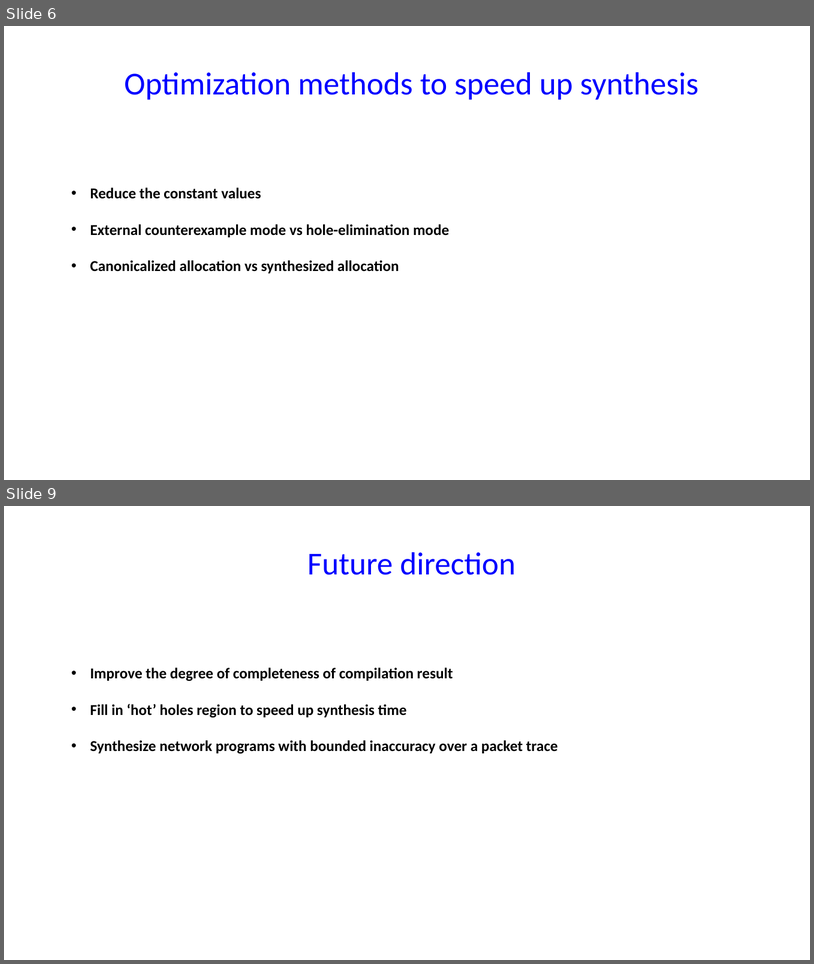
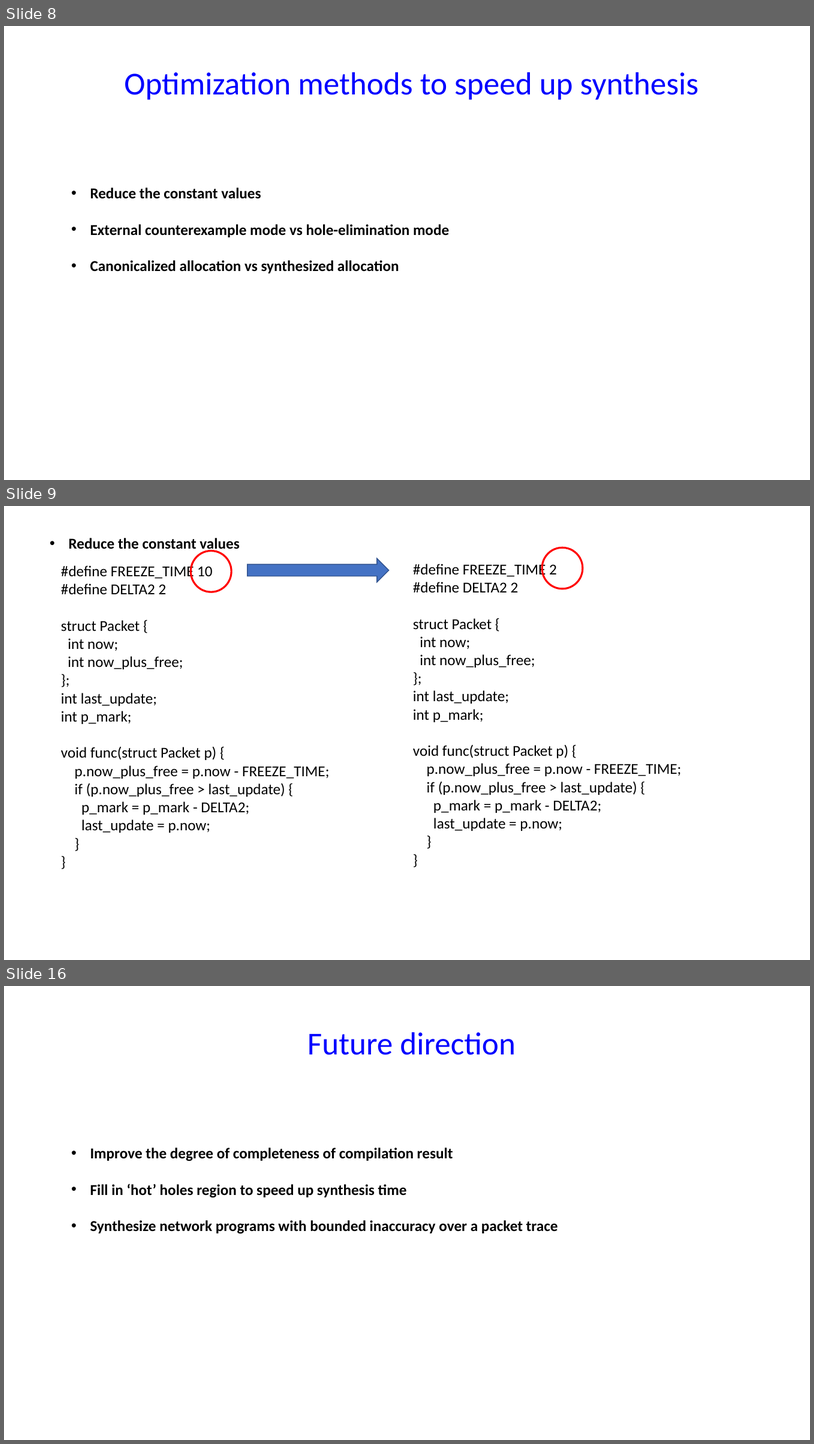
Before and after one commit to chipmunk-project/chipmunk_talk, a slide deck: HotNets_talk.pptx. Shown one above the other, each under a label of ours: slides 6 and 9 before the commit, slides 8, 9 and 16 after it; the slides between them are not shown. The pictures are 814x964 and 814x1444 pixels, drawn with LibreOffice and Linux fonts; fonts in the diff are those of the drawing. Boxes give left, top, right and bottom in pixels: in the first picture for what was removed or moved away, otherwise in the second. Text is boxed around its words. In the diff, an @@ line names an element or a change of style, - is before the commit and + after.

```diff
--- a/HotNets_talk.pptx
+++ b/HotNets_talk.pptx
@@ slide 9 added at (4,506,810,960), background #FFFFFF @@
@@ text added at (69,538,239,553), 18 pt, text #000000, bold @@
+• Reduce the constant values
@@ ellipse added at (191,551,231,592), outline #FF0000 2.25 pt @@
@@ right arrow added at (248,559,389,582), fill #4472C4, outline #325491 1 pt @@
@@ ellipse added at (542,548,583,589), outline #FF0000 2.25 pt @@
@@ text added at (61,564,330,832), 18 pt, text #000000 @@
+#define FREEZE_TIME 10
+#define DELTA2 2
+struct Packet {
+int now;
+int now_plus_free;
+};
+int last_update;
+int p_mark;
+void func(struct Packet p) {
+p.now_plus_free = p.now - FREEZE_TIME;
+if (p.now_plus_free > last_update) {
+p_mark = p_mark - DELTA2;
+last_update = p.now;
+}
+}
@@ text added at (413,562,682,831), 18 pt, text #000000 @@
+#define FREEZE_TIME 2
+#define DELTA2 2
+struct Packet {
+int now;
+int now_plus_free;
+};
+int last_update;
+int p_mark;
+void func(struct Packet p) {
+p.now_plus_free = p.now - FREEZE_TIME;
+if (p.now_plus_free > last_update) {
+p_mark = p_mark - DELTA2;
+last_update = p.now;
+}
+}
@@ what was slide 6 is now slide 8 @@
@@ what was slide 9 is now slide 16 @@
```
Also in this commit, not shown: 2 slides changed, 8 other slides added, 2 slides removed.
